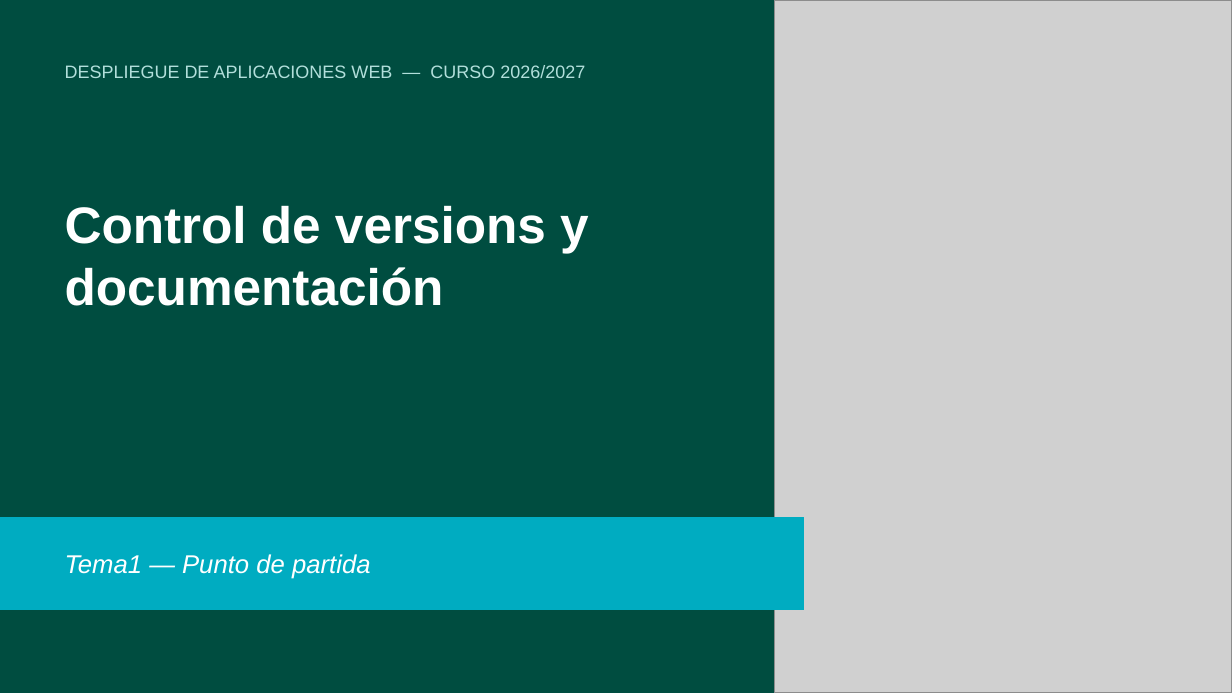
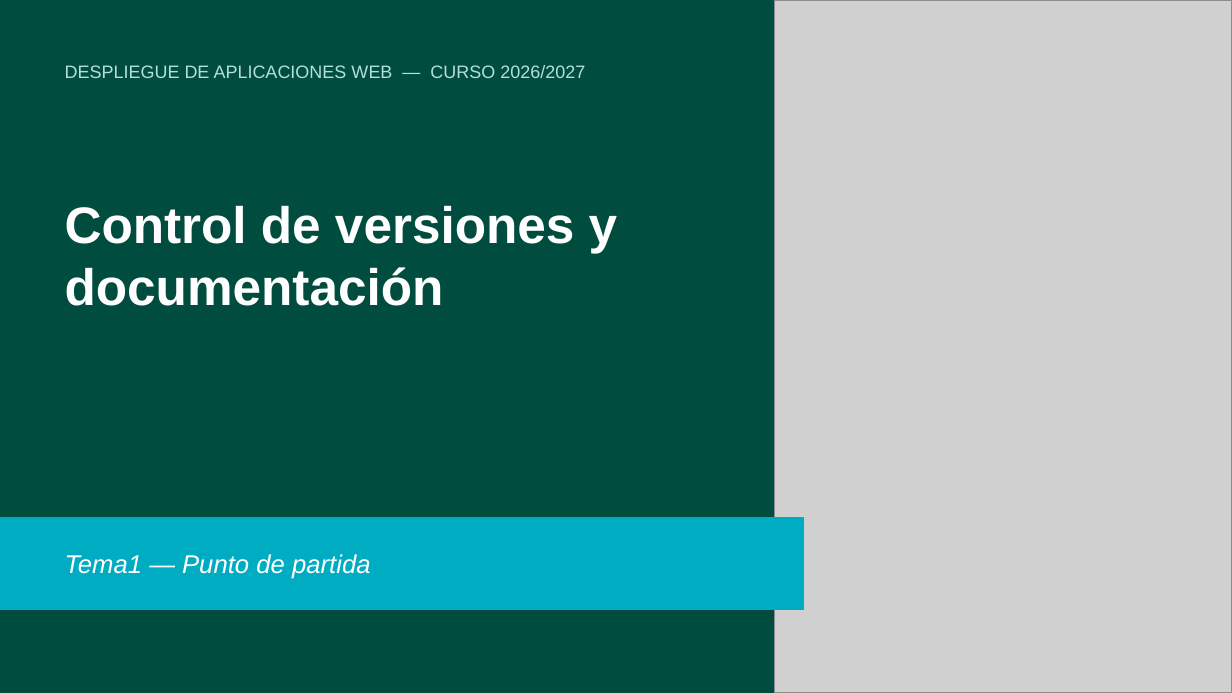
Before and after one commit to alejandroroig/despliegue-daw, a slide deck: slide 1 of docs/tema1/diapositivas/control_versiones_documentacion.pptx. Drawn at 1232x693 pixels with LibreOffice and Linux fonts; fonts in the diff are those of the drawing; grey boxes stand for pictures. Boxes give left, top, right and bottom in pixels: in the first picture for what was removed or moved away, otherwise in the second. Text is boxed around its words. In the diff, an @@ line names an element or a change of style, - is before the commit and + after.

```diff
--- a/docs/tema1/diapositivas/control_versiones_documentacion.pptx
+++ b/docs/tema1/diapositivas/control_versiones_documentacion.pptx
@@ text at [65, 205, 618, 306]: text changed @@
-Control de versions y documentación
+Control de versiones y documentación
```
Also in this commit, not shown: 5 other files.
